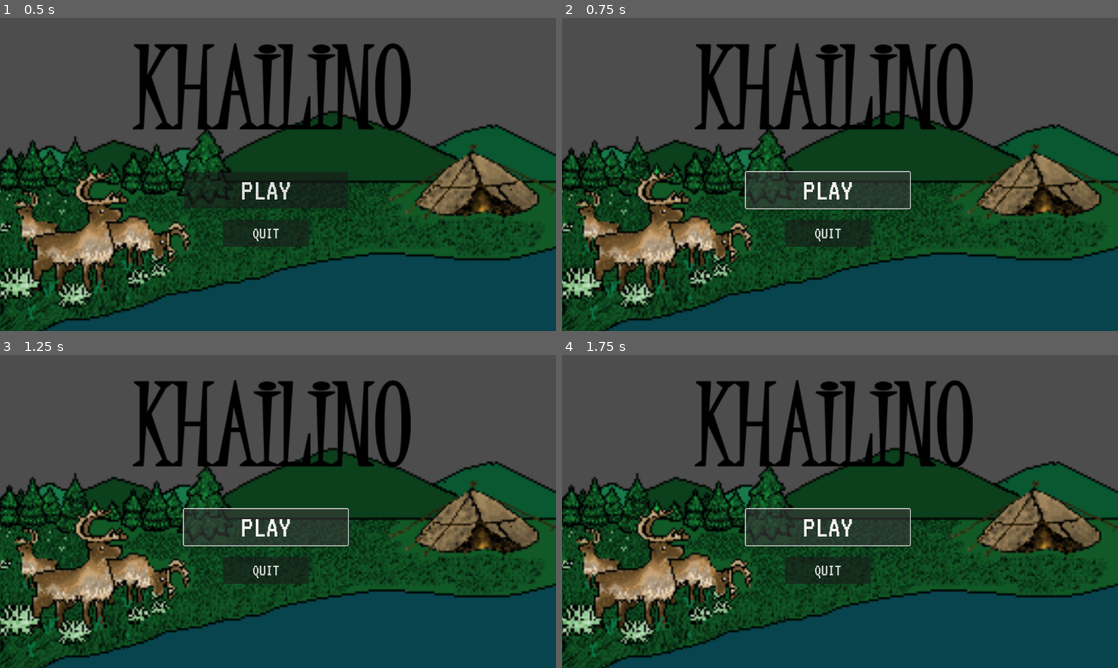
Above: before the commit, frames 1-4 (two rows, left to right).
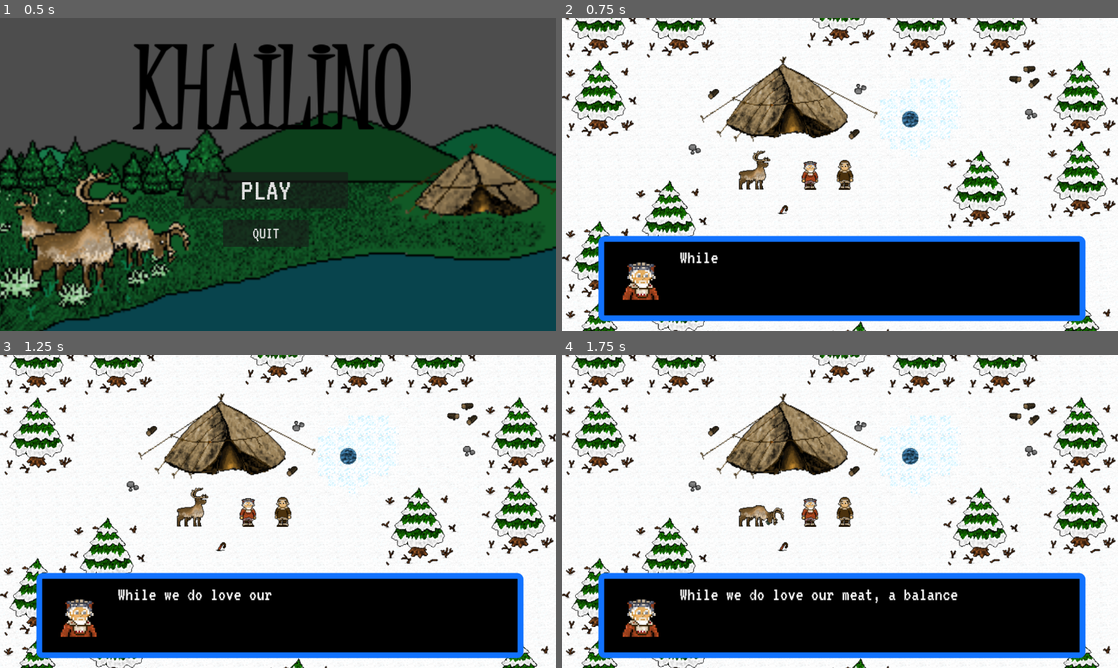
Above: after the commit, the same moments.

Repository: xkolyaskin/Mycrosoffed-Studios
Game: Godot game, scene res://menu.tscn
The game is run twice, just before and just after one commit, with the same random seed, the same clock (stepped at 60 frames per second) and the same inputs. This scene is started directly instead of the project's main scene.
Inputs (mouse positions are in pixels of both pictures, inside the frame that each line leads up to):
- Up to frame 1 (0.5 s): no input
- Up to frame 2 (0.75 s): click "PLAY" at 0.5 s
- Up to frame 3 (1.25 s): no input
- Up to frame 4 (1.75 s): click (828, 527) at 1.25 s, where only the run before the commit has a clickable "PLAY"

Frame 1 is identical in both runs. In frame 2, 99% of the frame differs, in the area x 0-100%, y 0-100%; in frame 3, 99%; in frame 4, 99%.

Commit message:
menu button works

Diff:
--- a/new-game-project/menu.gd
+++ b/new-game-project/menu.gd
@@ -7,4 +7,4 @@
 
 
 func _on_play_pressed() -> void:
-	pass # Replace with function body.
+	get_tree().change_scene_to_file("res://Game.tscn")
--- a/new-game-project/project.godot
+++ b/new-game-project/project.godot
@@ -50,6 +50,5 @@
 "deadzone": 0.2,
 "events": [Object(InputEventKey,"resource_local_to_scene":false,"resource_name":"","device":-1,"window_id":0,"alt_press …(191 unchanged characters)…
 , Object(InputEventKey,"resource_local_to_scene":false,"resource_name":"","device":-1,"window_id":0,"alt_pressed":false …(183 unchanged characters)…
-, Object(InputEventMouseButton,"resource_local_to_scene":false,"resource_name":"","device":-1,"window_id":0,"alt_pressed":false,"shift_pressed":false,"ctrl_pressed":false,"meta_pressed":false,"button_mask":0,"position":Vector2(0, 0),"global_position":Vector2(0, 0),"factor":1.0,"button_index":1,"canceled":false,"pressed":false,"double_click":false,"script":null)
 ]
 }
Not shown, changed: new-game-project/Audio Assets/Reindeer1.mp3.import
Not shown: 1 places in new-game-project/Game.tscn that only renumber resources
Not shown: 1 places in new-game-project/menu.tscn that only renumber resources
